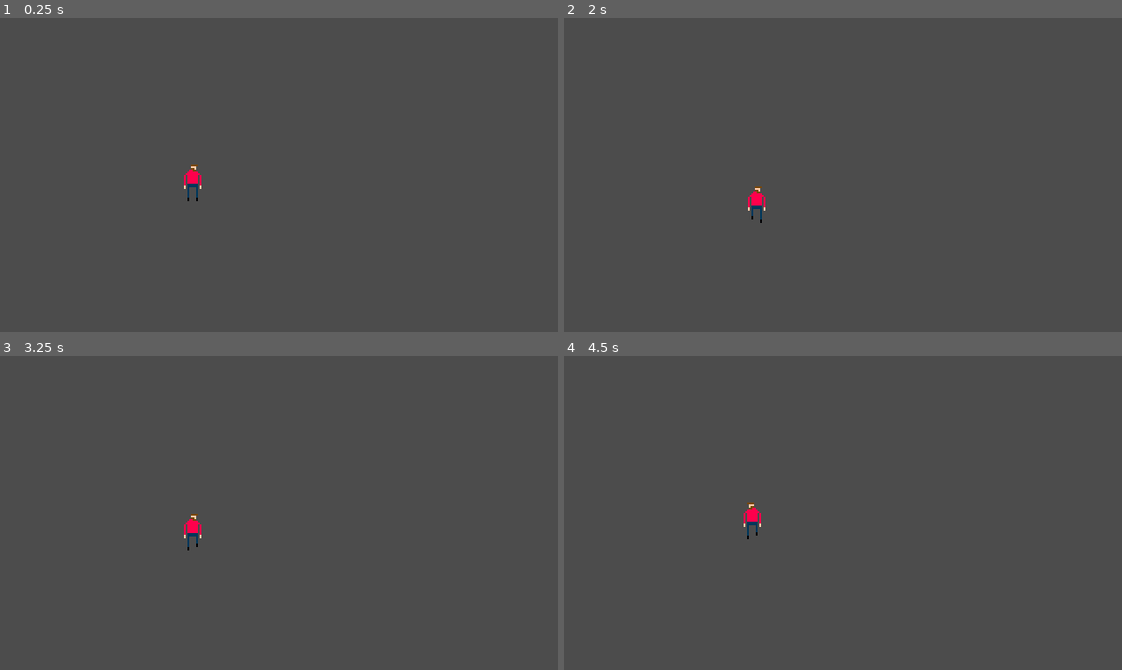
Above: before the commit, frames 1-4 (two rows, left to right).
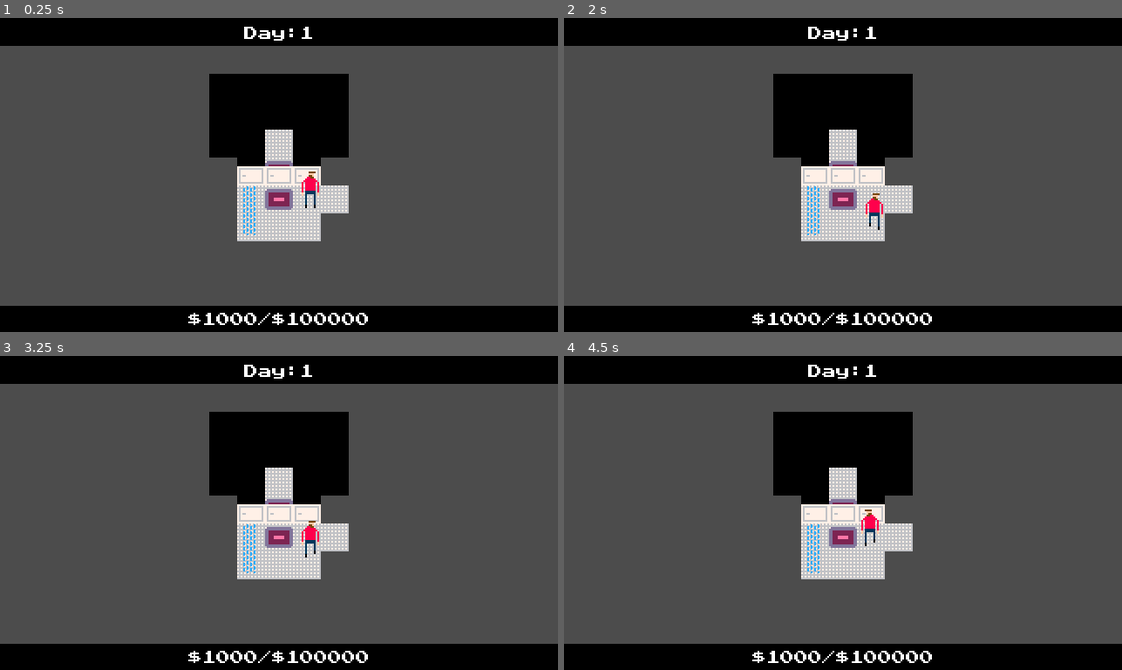
Above: after the commit, the same moments.

Repository: qhoang85/LD47
Game: Godot game, scene res://scenes/restroom.tscn
The game is run twice, just before and just after one commit, with the same random seed, the same clock (stepped at 60 frames per second) and the same inputs. This scene is started directly instead of the project's main scene.
Inputs (mouse positions are in pixels of both pictures, inside the frame that each line leads up to):
- Up to frame 1 (0.25 s): no input
- Up to frame 2 (2 s): move the mouse to (965, 159) at 0.52 s; hold D (player_right) 0.53-1.28 s; hold Space (player_use) 0.53-1.28 s; click (965, 159) at 0.67 s; move the mouse to (731, 190) at 1.27 s; hold S (player_down) from 1.28 s (still down); tap Space (player_use) at 1.35 s
- Up to frame 3 (3.25 s): move the mouse to (334, 443) at 2.02 s; release S (player_down) at 2.03 s; hold D (player_right) 2.03-2.78 s; hold Space (player_use) 2.03-2.78 s; move the mouse to (251, 575) at 2.77 s; hold W (player_up) from 2.78 s (still down); tap Space (player_use) at 2.85 s; click (251, 575) at 2.92 s
- Up to frame 4 (4.5 s): move the mouse to (1010, 560) at 3.52 s; release W (player_up) at 3.53 s; hold Space (player_use) 3.53-4.28 s; hold A (player_left) from 3.53 s (still down); move the mouse to (675, 465) at 4.27 s; tap Space (player_use) at 4.35 s

The runs differ from the first frame. In frame 1, 29% of the frame differs, in the area x 0-100%, y 0-100%; in frame 2, 29%; in frame 3, 29%; in frame 4, 29%.

Commit message:
New graphics and mirror.

Diff:
--- a/graphics/spriteset.tres
+++ b/graphics/spriteset.tres
@@ -438,3 +438,17 @@
 "shape_transform": Transform2D( 1, 0, 0, 1, 0, 0 )
 } ]
 18/z_index = 0
+19/name = "sprites.png 19"
+19/texture = ExtResource( 1 )
+19/tex_offset = Vector2( 0, 0 )
+19/modulate = Color( 1, 1, 1, 1 )
+19/region = Rect2( 160, 32, 16, 16 )
+19/tile_mode = 0
+19/occluder_offset = Vector2( 0, 0 )
+19/navigation_offset = Vector2( 0, 0 )
+19/shape_offset = Vector2( 0, 0 )
+19/shape_transform = Transform2D( 1, 0, 0, 1, 0, 0 )
+19/shape_one_way = false
+19/shape_one_way_margin = 0.0
+19/shapes = [  ]
+19/z_index = 0
--- a/graphics/tileset.tres
+++ b/graphics/tileset.tres
@@ -73,3 +73,17 @@
 4/shape_one_way_margin = 0.0
 4/shapes = [  ]
 4/z_index = 0
+5/name = "tiles.png 5"
+5/texture = ExtResource( 1 )
+5/tex_offset = Vector2( 0, 0 )
+5/modulate = Color( 1, 1, 1, 1 )
+5/region = Rect2( 80, 0, 16, 16 )
+5/tile_mode = 0
+5/occluder_offset = Vector2( 0, 0 )
+5/navigation_offset = Vector2( 0, 0 )
+5/shape_offset = Vector2( 0, 0 )
+5/shape_transform = Transform2D( 1, 0, 0, 1, 0, 0 )
+5/shape_one_way = false
+5/shape_one_way_margin = 0.0
+5/shapes = [  ]
+5/z_index = 0
--- a/project.godot
+++ b/project.godot
@@ -106,6 +106,6 @@
 
 [rendering]
 
-quality/2d/use_nvidia_rect_flicker_workaround=true
 quality/2d/use_pixel_snap=true
 environment/default_environment="res://default_env.tres"
+quality/2d/use_nvidia_rect_flicker_workaround=true
--- a/scenes/restroom.tscn
+++ b/scenes/restroom.tscn
@@ -22,7 +22,7 @@
 collision_layer = 2
 collision_mask = 0
 format = 1
-tile_data = PoolIntArray( 0, 3, 0, 1, 3, 0, 2, 3, 0, 65536, 3, 0, 65537, 3, 0, 65538, 3, 0, 131072, 3, 0, 131073, 4, 0, 131074, 3, 0, 196608, 3, 0, 196609, 4, 0, 196610, 3, 0, 196611, 3, 0, 262144, 3, 0, 262145, 3, 0, 262146, 3, 0 )
+tile_data = PoolIntArray( 0, 3, 0, 1, 3, 0, 2, 3, 0, 65536, 3, 0, 65537, 3, 0, 65538, 3, 0, 65539, 3, 0, 131072, 3, 0, 131073, 4, 0, 131074, 3, 0, 196608, 3, 0, 196609, 4, 0, 196610, 3, 0, 196611, 3, 0, 262144, 3, 0, 262145, 3, 0, 262146, 3, 0 )
 
 [node name="SpriteMap" type="TileMap" parent="."]
 tile_set = ExtResource( 1 )
@@ -31,7 +31,7 @@
 collision_layer = 2
 collision_mask = 0
 format = 1
-tile_data = PoolIntArray( 131072, 9, 0, 131073, 9, 0, 131074, 9, 0 )
+tile_data = PoolIntArray( 131072, 19, 0, 131073, 9, 0, 131074, 19, 0 )
 
 [node name="Player" parent="SpriteMap" instance=ExtResource( 3 )]
 position = Vector2( 42, 45 )
@@ -41,6 +41,8 @@
 is_reflection = true
 
 [node name="StaticBody2D" type="StaticBody2D" parent="."]
+collision_layer = 2
+collision_mask = 0
 
 [node name="CollisionPolygon2D" type="CollisionPolygon2D" parent="StaticBody2D"]
 polygon = PoolVector2Array( 48, 0, 48, 48, 64, 48, 64, 64, 48, 64, 48, 80, 0, 80, 0, 0, 48, 0, 48, -8, -8, -8, -8, 88, 56, 88, 56, 72, 72, 72, 72, 40, 56, 40, 56, -8, 48, -8 )
@@ -57,4 +59,10 @@
 
 [node name="CollisionShape2D" type="CollisionShape2D" parent="SceneTransitioner"]
 shape = SubResource( 1 )
+
+[node name="OccluderTileMap" type="TileMap" parent="."]
+tile_set = ExtResource( 2 )
+cell_size = Vector2( 16, 16 )
+format = 1
+tile_data = PoolIntArray( -1, 5, 0, -65536, 5, 0, -65535, 5, 0, -65534, 5, 0, -65533, 5, 0, 65535, 5, 0, 0, 5, 0, 1, 5, 0, 2, 5, 0, 3, 5, 0, 131071, 5, 0, 65536, 5, 0, 65538, 5, 0, 65539, 5, 0 )
 [connection signal="body_entered" from="SceneTransitioner" to="SceneTransitioner" method="_on_body_entered"]
--- a/scripts/player.gd
+++ b/scripts/player.gd
@@ -7,7 +7,7 @@
 var _look_dir = 1.0
 var _is_using = false
 export(bool) var is_reflection = false
-var _is_showering = -1
+var _is_showering = 0
 
 
 func _ready():
Binary file changed: graphics/sprites.png
Binary file changed: graphics/tiles.png
Not shown, changed: source/sprites.xcf
Not shown, changed: source/tiles.xcf
